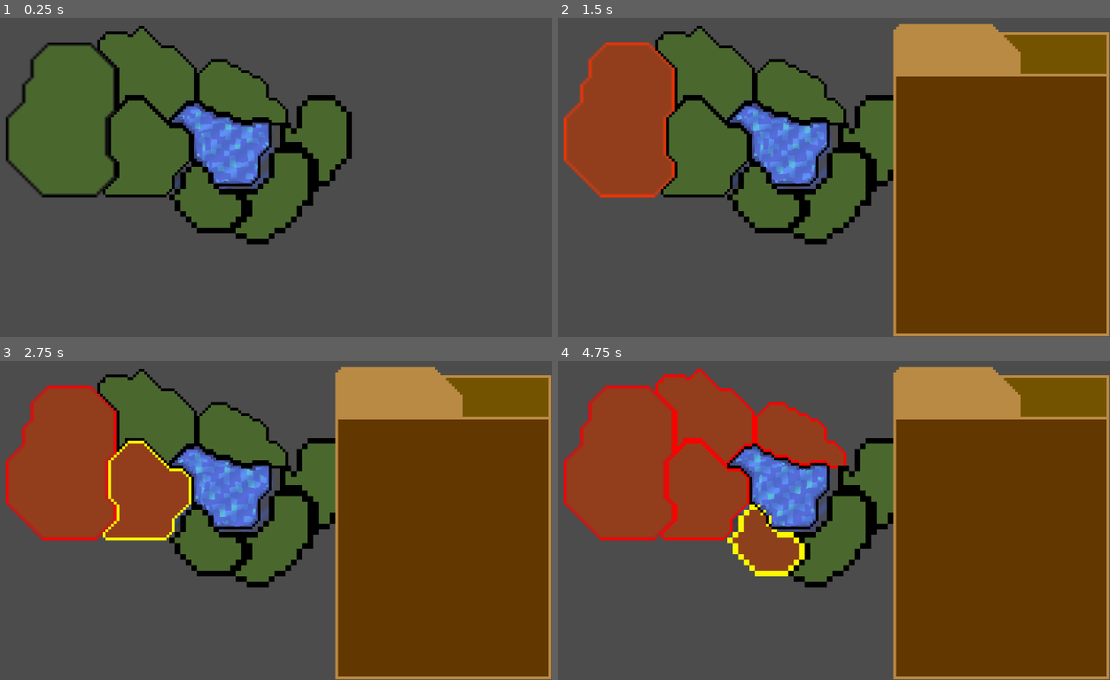
Above: before the commit, frames 1-4 (two rows, left to right).
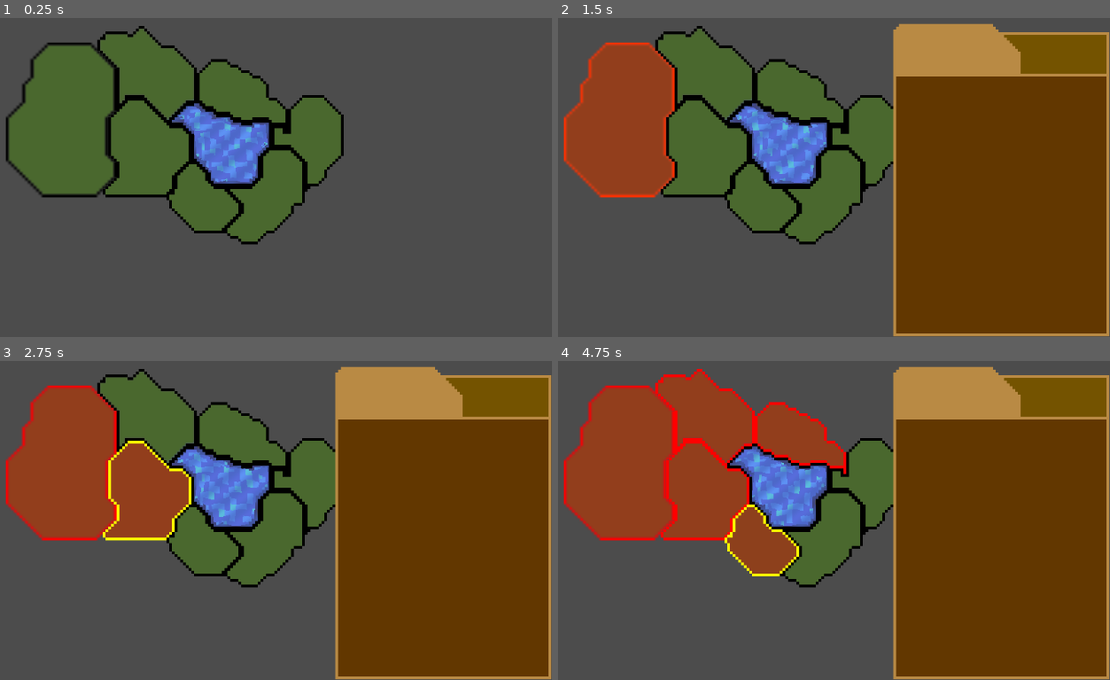
Above: after the commit, the same moments.

Repository: Raelr/StrategyGame
Game: Godot game, scene res://Scenes/World.tscn
Two runs of this game, one before a commit and one after it. Both use one fixed random seed, a clock stepped at 60 frames per second and the inputs below.
Inputs (mouse positions are in pixels of both pictures, inside the frame that each line leads up to):
- Up to frame 1 (0.25 s): no input
- Up to frame 2 (1.5 s): tap Enter at 0.5 s; move the mouse to (618, 120) at 0.52 s; press the mouse at (618, 120) at 0.53 s; tap Space at 1.25 s; move the mouse to (922, 196) at 1.27 s; release the mouse at (922, 196) at 1.28 s; right-click (922, 196) at 1.35 s; click (922, 196) at 1.42 s
- Up to frame 3 (2.75 s): tap Enter at 2 s; move the mouse to (149, 491) at 2.02 s; press the mouse at (149, 491) at 2.03 s
- Up to frame 4 (4.75 s): tap Space at 2.75, 4.25 s; move the mouse to (707, 418) at 2.77 s; release the mouse at (707, 418) at 2.78 s; right-click (707, 418) at 2.85 s; click (707, 418) at 2.92 s; tap Enter at 3.5 s; move the mouse to (800, 437) at 3.52 s; press the mouse at (800, 437) at 3.53 s; move the mouse to (767, 539) at 4.27 s; release the mouse at (767, 539) at 4.28 s; right-click (767, 539) at 4.35 s; click (767, 539) at 4.42 s

The runs differ from the first frame. In frame 1, 3.5% of the frame differs, in the area x 30-64%, y 24-72%; in frame 2, 3.1%; in frame 3, 3.1%; in frame 4, 3.2%.

Commit message:
Added the rest of the updated region sprites

Diff:
--- a/Scenes/World.tscn
+++ b/Scenes/World.tscn
@@ -31,8 +31,8 @@
 script = ExtResource( 26 )
 
 [node name="Water" parent="." instance=ExtResource( 11 )]
-position = Vector2( 507.187, 289.816 )
-scale = Vector2( 1.044, 1.06758 )
+position = Vector2( 506.917, 289.745 )
+scale = Vector2( 1.02939, 1.06305 )
 z_index = -1
 
 [node name="ColorRect" parent="Water/CanvasLayer" index="0"]
@@ -141,7 +141,7 @@
 polygon = PoolVector2Array( -16.9916, -7.93893, -17.012, 3.96616, -15.0142, 4.00693, -14.9938, 5.96396, -11.0186, 6.025 …(583 unchanged characters)…
 
 [node name="SouthLakeRegion" parent="." instance=ExtResource( 1 )]
-position = Vector2( 502.925, 309.205 )
+position = Vector2( 501.457, 309.19 )
 region_details = ExtResource( 17 )
 region_outline = ExtResource( 18 )
 region_overlay = ExtResource( 16 )
@@ -164,7 +164,7 @@
 polygon = PoolVector2Array( -13.977, 1.03326, -13.977, -0.929626, -12.0141, -0.951691, -11.9921, -2.95871, -10.0512, -2 …(690 unchanged characters)…
 
 [node name="SouthEastLakeRegion" parent="." instance=ExtResource( 1 )]
-position = Vector2( 525.911, 308.702 )
+position = Vector2( 522.954, 308.692 )
 region_details = ExtResource( 21 )
 region_outline = ExtResource( 20 )
 region_overlay = ExtResource( 19 )
@@ -187,7 +187,7 @@
 polygon = PoolVector2Array( -14.9321, 13.5706, -14.9321, 11.6126, -12.9741, 11.5443, -12.9741, 9.56354, -11.0161, 9.518 …(660 unchanged characters)…
 
 [node name="EastLakeRegion" parent="." instance=ExtResource( 1 )]
-position = Vector2( 541.913, 288.737 )
+position = Vector2( 538.956, 289.695 )
 region_details = ExtResource( 22 )
 region_outline = ExtResource( 24 )
 region_overlay = ExtResource( 23 )
@@ -203,7 +203,6 @@
 texture = ExtResource( 23 )
 
 [node name="Outline" parent="EastLakeRegion/Details" index="1"]
-position = Vector2( 0, 0.988 )
 texture = ExtResource( 24 )
 
 [node name="CollisionPolygon2D" parent="EastLakeRegion" index="1"]
Binary file changed: Sprites/Region5Details.png
Binary file changed: Sprites/Region5Outline.png
Binary file changed: Sprites/Region5Overlay.png
Binary file changed: Sprites/Region6Details.png
Binary file changed: Sprites/Region6Outline.png
Binary file changed: Sprites/Region6Overlay.png
Binary file changed: Sprites/Region7Details.png
Binary file changed: Sprites/Region7Outline.png
Binary file changed: Sprites/Region7Overlay.png
